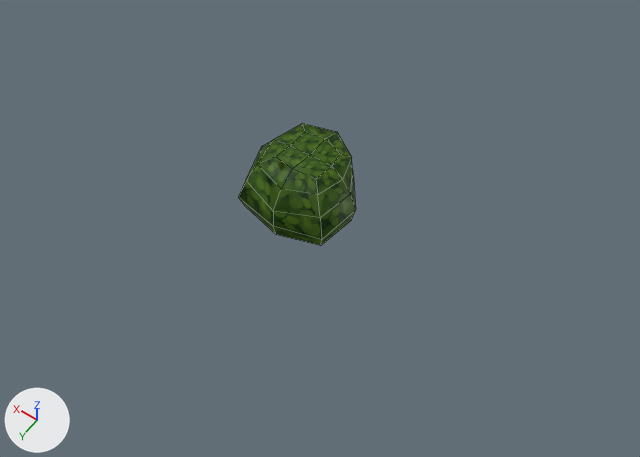
What one commit did to the Blender file src/features/city/street_props/plants.blend.
Camera for both pictures: a camera (50 mm lens) standing at (-2.61, 3.54, 5.23) and looking at (-0.24, 0.21, 0.0). The axes (+X, +Y, +Z) are drawn at lower left. The lights are the same throughout. The older version comes first. Mesh edges are drawn as thin lines.

In view in the first picture: 'BaseBush'.
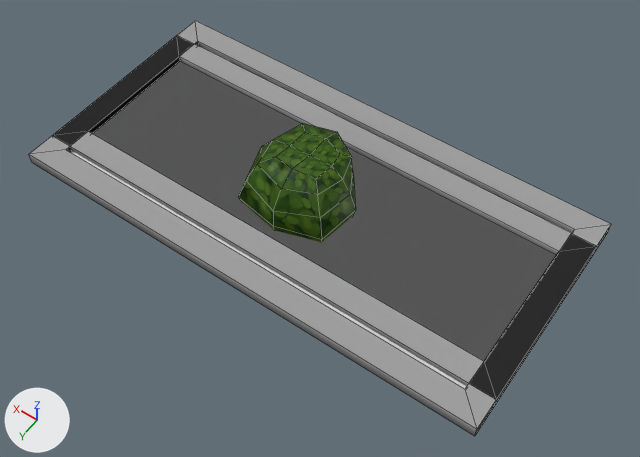
Edits to the bpy script that builds the scene:
```text
Add img_gradients1_webp:
    img_gradients1_webp = load_image('gradients1.webp', '../../../../assets/textures/gradient/gradients1.webp', 640, 640, 'sRGB')
Add ng_ucupaint_gradient:
    ng_ucupaint_gradient = bpy.data.node_groups.new('Ucupaint Gradient', 'ShaderNodeTree')
    # nodes: Group, Mix, UVMap
    # colours: white #ffffff
Add ng_ypl_check_input_normal:
    ng_ypl_check_input_normal = bpy.data.node_groups.new('~yPL Check Input Normal', 'ShaderNodeTree')
    # nodes: Math, Mix, SeparateXYZ
Add ng_yp_layer_gradients1_webp:
    ng_yp_layer_gradients1_webp = bpy.data.node_groups.new('.yP Layer gradients1.webp', 'ShaderNodeTree')
    # uses the picture img_gradients1_webp
Add mat_gradient:
    mat_gradient = bpy.data.materials.new('Gradient')
    # nodes: BsdfPrincipled, Group, OutputMaterial
    # colours: white #e7e7e7
Add mat_grass:
    mat_grass = principled_material('Grass')
    mat_grass.base_color = (0.8, 0.8, 0.8)  # white #e7e7e7
Add me_cube_003:
    me_cube_003.from_pydata(...)  # 16 vertices, 14 faces; spans x -2.0..2.0, y -0.75..0.75, z 0.0..0.1
    # faces by material slot: [13, 1]
    me_cube_003.materials.append(mat_gradient)
    me_cube_003.materials.append(mat_grass)  # white #e7e7e7
Add me_cube:
    me_cube.from_pydata(...)  # 16 vertices, 14 faces; spans x -2.0..2.0, y -1.0..1.0, z 0.0..0.1
    # faces by material slot: [13, 1]
    me_cube.materials.append(mat_gradient)
    me_cube.materials.append(mat_grass)  # white #e7e7e7
Add ob_greenbox4x1_5:
    ob_greenbox4x1_5 = bpy.data.objects.new('Greenbox4x1.5', me_cube_003)
    ob_greenbox4x1_5.location = (0.0, 0.0, 0.0)
Add ob_greenbox4x2:
    ob_greenbox4x2 = bpy.data.objects.new('Greenbox4x2', me_cube)
    ob_greenbox4x2.location = (0.0, 0.0, 0.0)
```

Changed parts and their boxes [x1, y1, x2, y2] in the pictures (640 x 457 px):
'Greenbox4x1.5', added
    after: [52, 36, 596, 406]
    faces in mat_gradient: [52, 36, 596, 406]
    faces in mat_grass (white #e7e7e7): [92, 62, 556, 361]
'Greenbox4x2', added
    after: [29, 21, 611, 436]
    faces in mat_gradient: [29, 21, 611, 436]
    faces in mat_grass (white #e7e7e7): [70, 45, 571, 389]
